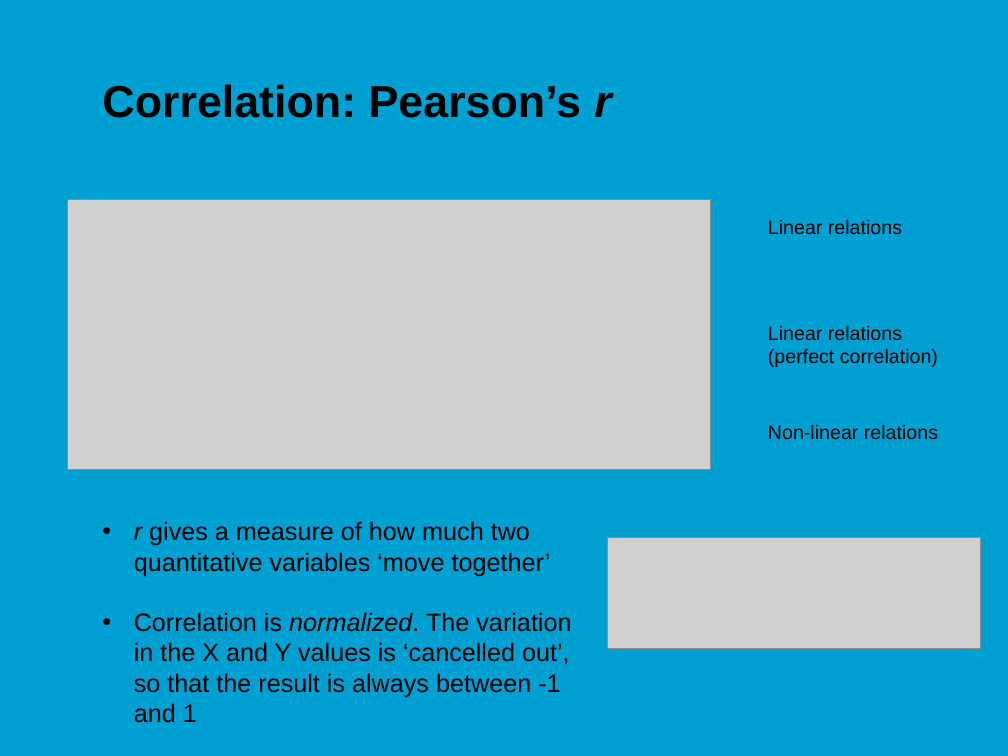
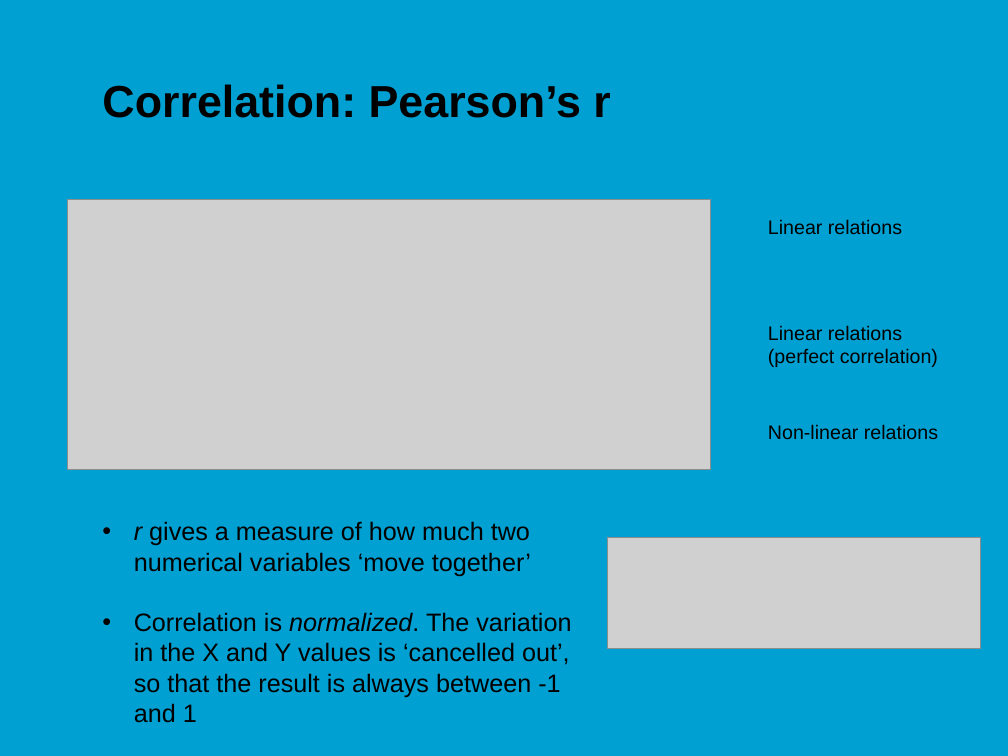
Before and after one commit to jonasmoons/data-driven-learning, a slide deck: slide 24 of slides/Week 2 - exploratory data analysis.pptx. Drawn at 1008x756 pixels with LibreOffice and Linux fonts; fonts in the diff are those of the drawing; grey boxes stand for pictures; background and template pictures are left out. Boxes give left, top, right and bottom in pixels: in the first picture for what was removed or moved away, otherwise in the second. Text is boxed around its words. In the diff, an @@ line names an element or a change of style, - is before the commit and + after.

```diff
--- a/slides/Week 2 - exploratory data analysis.pptx
+++ b/slides/Week 2 - exploratory data analysis.pptx
@@ title "Correlation: Pearson’s r" at (x1=102, y1=84, x2=610, y2=118): italic off in "r" @@
@@ text at (x1=134, y1=521, x2=531, y2=576): text changed @@
-• r gives a measure of how much two quantitative variables ‘move together’
+• r gives a measure of how much two numerical variables ‘move together’
```
Also in this commit, not shown: 2 other slides changed, 5 other files.
